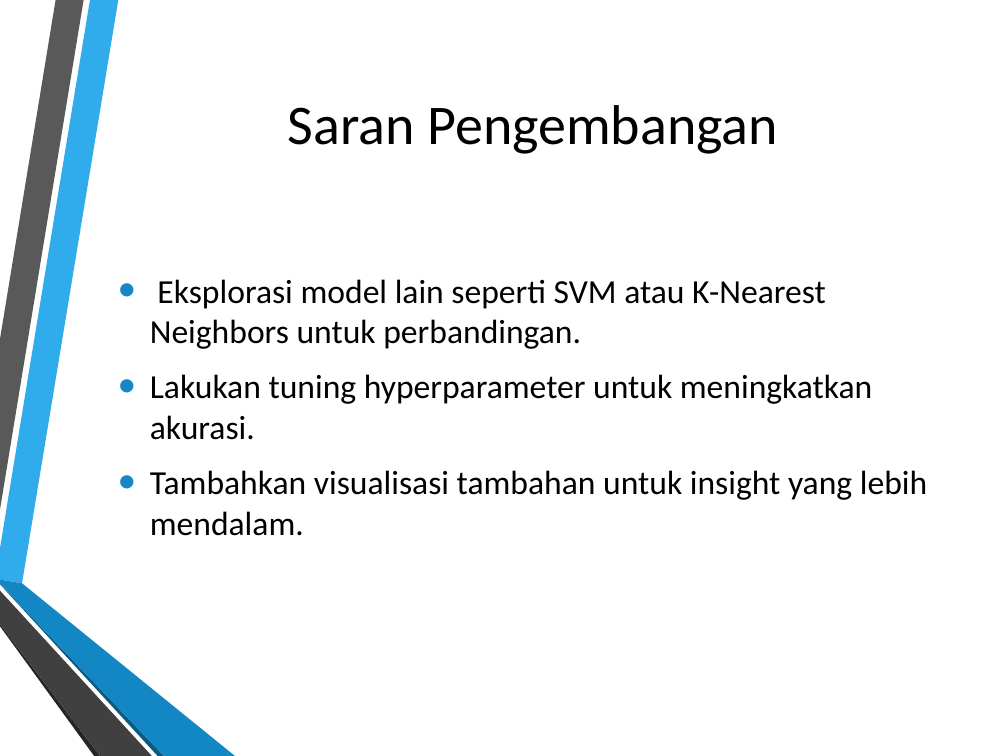
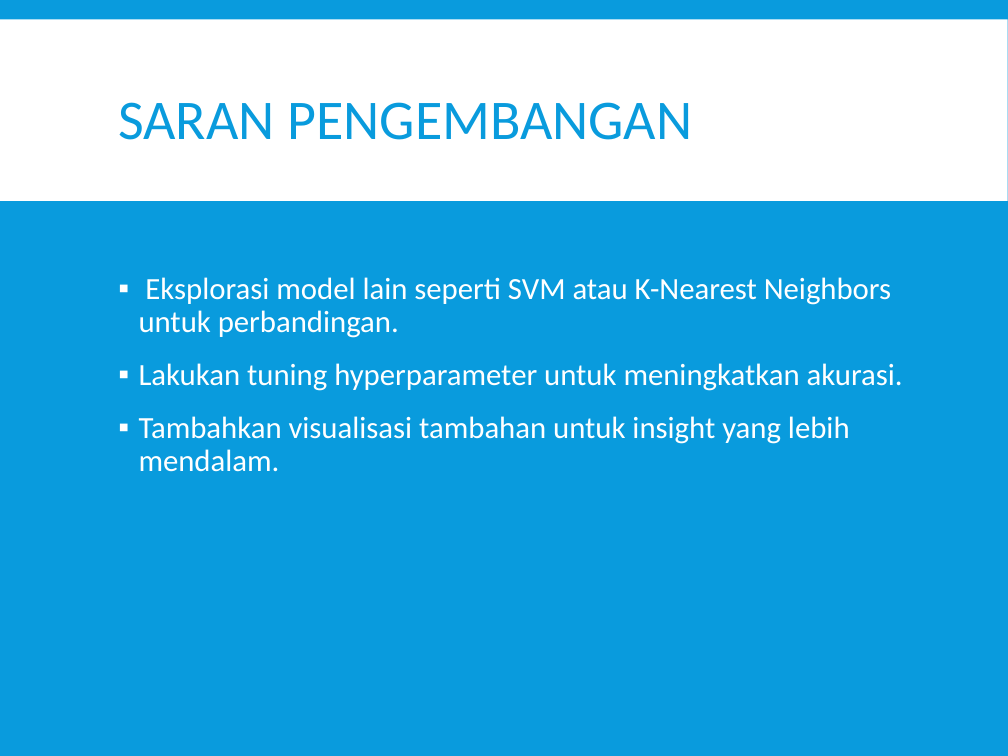
Before and after one commit to Adesartika33/Proyek-Analisis-Data-Dataset-Iris, a slide deck: slide 13 of Proyek_Analisis_Dataset_Iris_Ade Sartika Johanna Lumbantobing.pptx. Drawn at 1008x756 pixels with LibreOffice and Linux fonts; fonts in the diff are those of the drawing; background and template pictures are left out. Boxes give left, top, right and bottom in pixels: in the first picture for what was removed or moved away, otherwise in the second. Text is boxed around its words. In the diff, an @@ line names an element or a change of style, - is before the commit and + after.

```diff
--- a/Proyek_Analisis_Dataset_Iris_Ade Sartika Johanna Lumbantobing.pptx
+++ b/Proyek_Analisis_Dataset_Iris_Ade Sartika Johanna Lumbantobing.pptx
@@ background picture (left out) to #099BDD @@
@@ rectangle added at (0,19,1008,201), fill #FFFFFF @@
@@ title at (118,102,692,140): text changed; text colour #000000 to #099BDD @@
-Saran Pengembangan
+SARAN PENGEMBANGAN
@@ text "Eksplorasi model lain seperti SVM ..." at (139,277,903,472): size 24 to 22 pt, text colour #000000 to #FFFFFF; bullet • to ▪; line spacing 1 to 0.9; more space between paragraphs; bullet colour #1287C3 to #FFFFFF; vertical alignment middle to top @@
@@ group removed at (0,0,235,756): 6 freeform shapes @@
```
Also in this commit, not shown: 12 other slides changed, 2 slides added.
